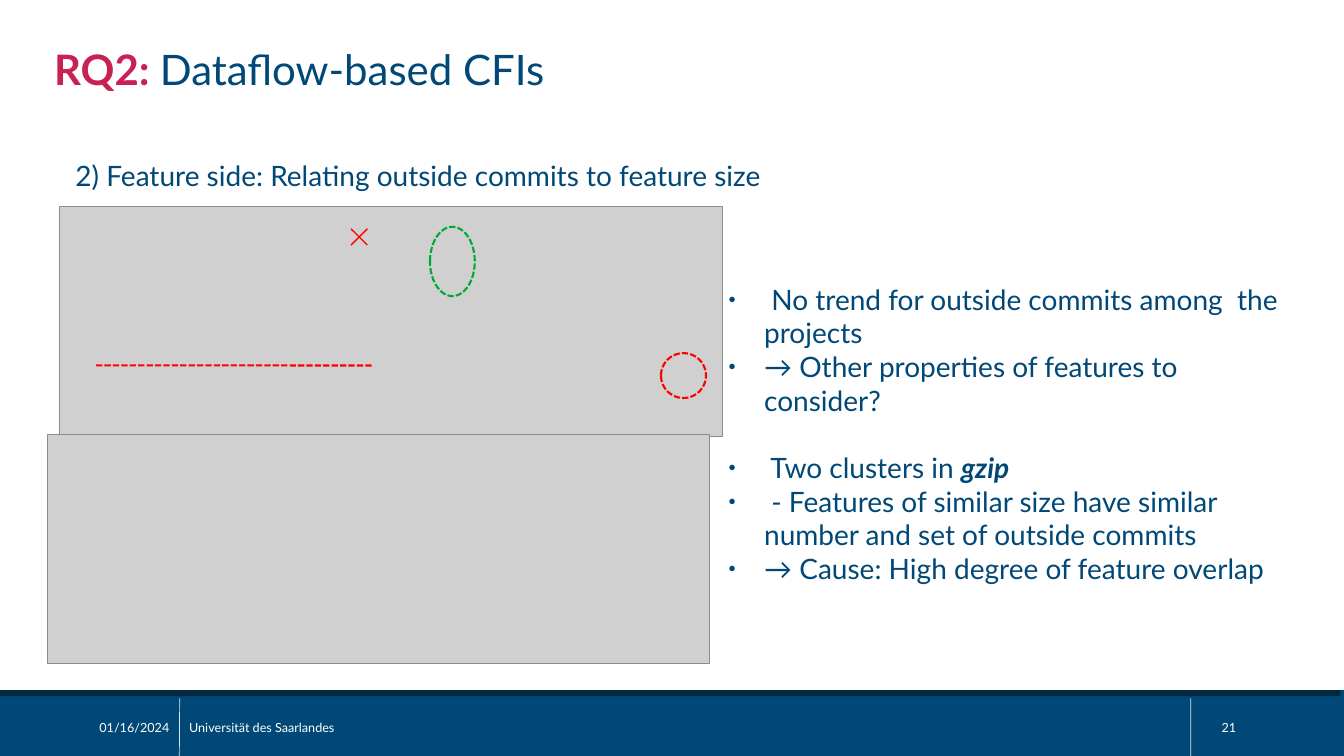
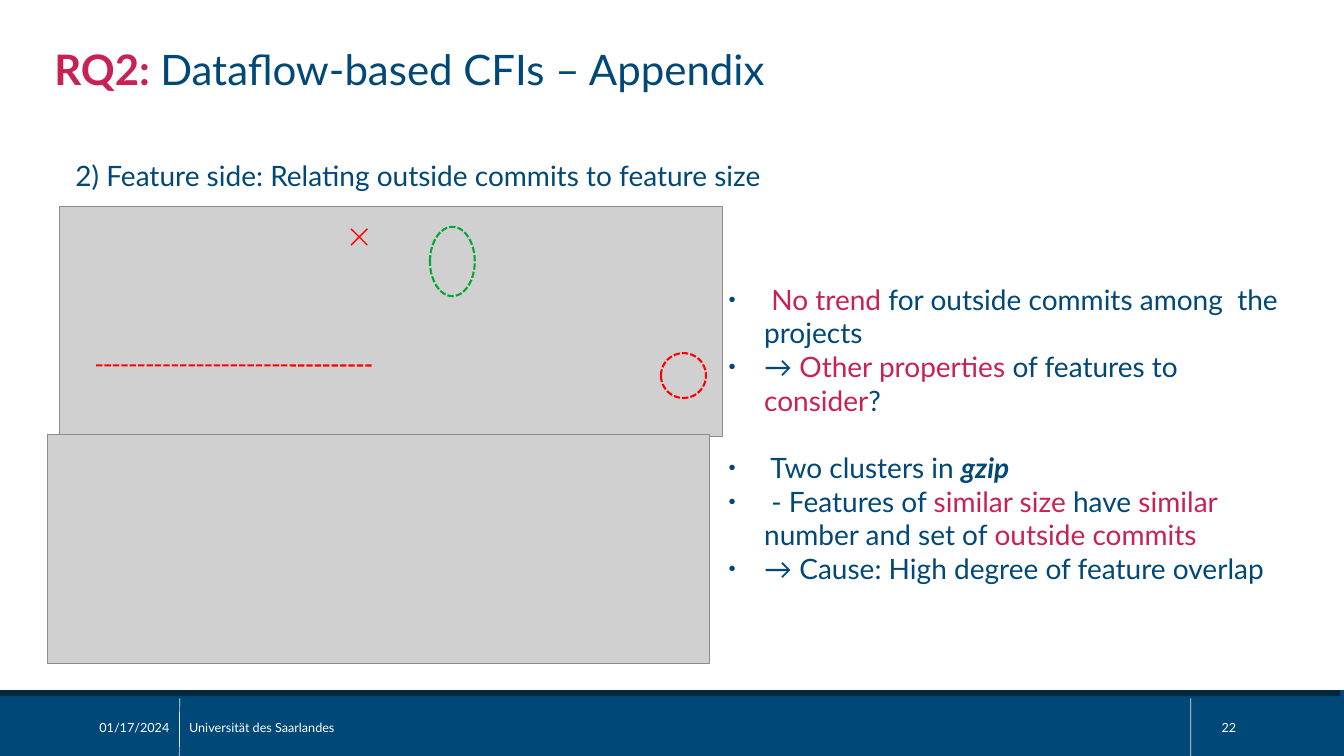
Before and after one commit to sisteu56/bachelor, a slide deck: slide 22 of pres/bachelor_thesis_pres.odp (slide 21 before the commit). Drawn at 1344x756 pixels with LibreOffice and Linux fonts; fonts in the diff are those of the drawing; grey boxes stand for pictures. Boxes give left, top, right and bottom in pixels: in the first picture for what was removed or moved away, otherwise in the second. Text is boxed around its words. In the diff, an @@ line names an element or a change of style, - is before the commit and + after.

```diff
--- a/pres/bachelor_thesis_pres.odp
+++ b/pres/bachelor_thesis_pres.odp
@@ text at (54, 54, 764, 93): text changed @@
-RQ2: Dataflow-based CFIs
+RQ2: Dataflow-based CFIs – Appendix
@@ text at (764, 289, 1277, 546): text colour #004877 to #C82254 in "No trend", "Other properties consider?", "similar size similar outside commits" @@
@@ text at (99, 723, 169, 733): text changed @@
-01/16/2024
+01/17/2024
@@ page number at (1222, 723, 1237, 732): text changed @@
-21
+22
```
Also in this commit, not shown: 24 other slides changed, 1 slide added, 2 slides removed.
